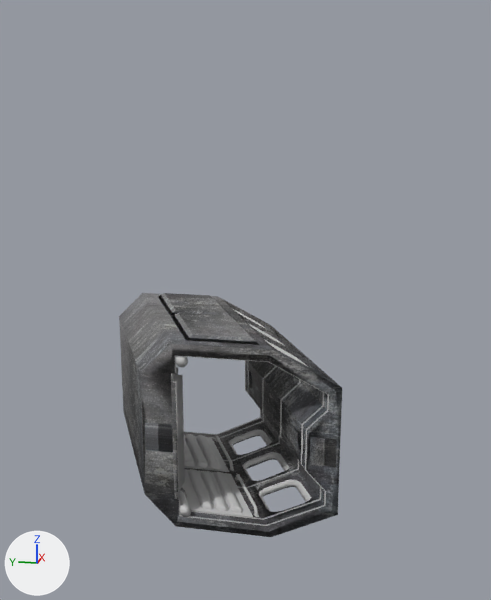
The OBJ model assets/models/Moonbase/Corridor Stairs.obj, before and after one commit.
One viewpoint serves both versions: a camera (50 mm lens) standing at (-394.3, -50.1, 353.9) and looking at (-200.6, -11.3, 305.5). The axes (+X, +Y, +Z) are drawn at lower left. The lights are the same throughout. The older version comes first. Where no turn or scale is listed for an object, it has been applied to the vertices.

Objects in the first picture: 'Corridor Stairs'.
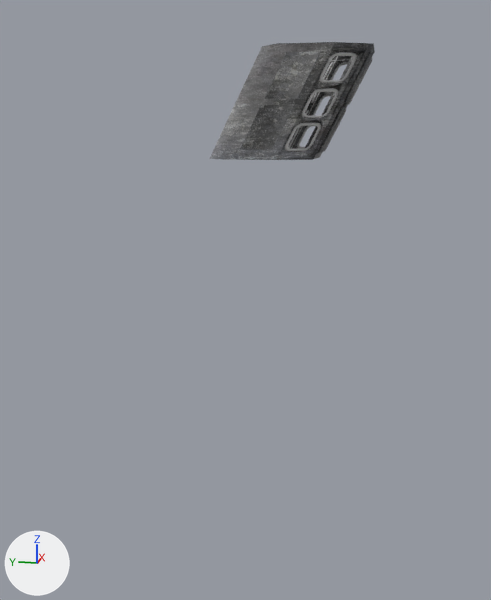
Where the change shows, as pixel boxes (x1, y1, x2, y2) in the pictures (491 x 600 px; the box of a moved part takes in the faces that stretch with it):
'Corridor Stairs', reshaped: before (43, 292, 458, 559); after (209, 42, 375, 160)
part 1 of me_corridor_stairs, moved or reshaped (not visible before): after (317, 106, 346, 153)
part 2 of me_corridor_stairs, moved or reshaped (not visible before): after (339, 94, 353, 119)
part 3 of me_corridor_stairs, moved or reshaped (not visible before): after (344, 52, 372, 105)
part 4 of me_corridor_stairs, moved or reshaped (not visible afterwards): before (184, 440, 194, 466)
part 5 of me_corridor_stairs, moved or reshaped (not visible afterwards): before (197, 435, 220, 469)
part 6 of me_corridor_stairs, moved or reshaped (not visible before): after (330, 62, 348, 80)
part 7 of me_corridor_stairs, moved or reshaped (not visible before): after (297, 126, 312, 149)
part 8 of me_corridor_stairs, moved or reshaped: before (280, 351, 308, 367); after (312, 93, 333, 116)
part 9 of me_corridor_stairs, moved or reshaped: before (229, 430, 272, 455); after (285, 123, 321, 151)
part 10 of me_corridor_stairs, moved or reshaped: before (242, 452, 290, 481); after (302, 88, 339, 118)
part 11 of me_corridor_stairs, moved or reshaped: before (258, 480, 311, 511); after (319, 52, 357, 83)
part 12 of me_corridor_stairs, moved or reshaped (not visible afterwards): before (185, 434, 207, 467)
part 13 of me_corridor_stairs, moved or reshaped (not visible before): after (289, 111, 308, 148)
part 14 of me_corridor_stairs, moved or reshaped (not visible before): after (312, 63, 332, 102)
part 15 of me_corridor_stairs, deleted: before (43, 292, 458, 559)
part 16 of me_corridor_stairs, added: after (209, 42, 375, 160)

What the commit changed:
me_corridor_stairs is used by ob_corridor_stairs; location (0.0, 0.0, 0.0).
me_corridor_stairs had 6176 vertices, 11948 faces and spanned x -275.6..-236.2, y -64.3..14.4, z 274.9..316.0.
me_corridor_stairs now has 6172 vertices, 11942 faces and spans x -147.6..-108.3, y -44.5..14.4, z 344.5..383.9.
me_corridor_stairs part 1: the loose piece of 20 vertices spanning x -255.1..-238.4, y -34.6..-25.6, z 283.6..307.0 is turned 90 degrees about the y axis through its middle, then moved by (118.7, 0.0, 59.8).
me_corridor_stairs part 2: the loose piece of 8 vertices spanning x -260.5..-250.4, y -37.4..-31.8, z 290.3..300.3 is turned 90 degrees about the y axis through its middle, then moved by (127.4, 0.0, 68.5).
me_corridor_stairs part 3: the loose piece of 20 vertices spanning x -273.5..-256.2, y -43.8..-34.5, z 283.5..307.0 is turned 90 degrees about the y axis through its middle, then moved by (136.8, 0.0, 77.9).
me_corridor_stairs part 4: the loose piece of 68 vertices spanning x -254.3..-239.5, y -9.8..-0.4, z 278.2..279.5 is turned 90 degrees about the y axis through its middle, then moved by (102.4, 0.0, 76.4).
me_corridor_stairs part 5: the loose piece of 68 vertices spanning x -254.3..-239.5, y -16.0..-6.6, z 278.2..279.5 is turned 90 degrees about the y axis through its middle, then moved by (102.4, 0.0, 76.4).
me_corridor_stairs part 6: the loose piece of 256 vertices spanning x -249.3..-238.7, y -27.4..-14.5, z 308.1..313.8 is turned 90 degrees about the y axis through its middle, then moved by (131.6, -11.8, 64.8).
me_corridor_stairs part 7: the loose piece of 256 vertices spanning x -260.8..-250.3, y -33.2..-20.3, z 308.1..313.8 is turned 90 degrees about the y axis through its middle, then moved by (143.1, 5.8, 41.4).
me_corridor_stairs part 8: the loose piece of 256 vertices spanning x -272.6..-262.1, y -39.2..-26.3, z 308.1..313.8 is turned 90 degrees about the y axis through its middle, then moved by (154.9, 6.0, 52.9).
me_corridor_stairs part 9: the loose piece of 256 vertices spanning x -249.3..-238.7, y -27.4..-14.5, z 277.0..282.7 is turned 90 degrees about the y axis through its middle, then moved by (100.5, 0.0, 72.6).
me_corridor_stairs part 10: the loose piece of 256 vertices spanning x -260.8..-250.3, y -33.2..-20.3, z 277.0..282.7 is turned 90 degrees about the y axis through its middle, then moved by (112.0, 0.0, 84.1).
me_corridor_stairs part 11: the loose piece of 256 vertices spanning x -272.6..-262.1, y -39.2..-26.3, z 277.0..282.7 is turned 90 degrees about the y axis through its middle, then moved by (123.8, 0.0, 95.9).
me_corridor_stairs part 12: the loose piece of 68 vertices spanning x -254.3..-239.5, y -12.9..-3.5, z 278.2..279.5 is multiplied about its middle by the matrix ((0.0, 0.0, -1.0), (0.0, 1.0, 0.0), (-1.0, 0.0, 0.0)), then moved by (135.2, -12.0, 94.1).
me_corridor_stairs part 13: the loose piece of 384 vertices spanning x -254.2..-239.1, y -19.2..-11.2, z 310.8..313.0 is turned 90 degrees about the y axis through its middle, then moved by (135.2, 0.0, 43.1).
me_corridor_stairs part 14: the loose piece of 384 vertices spanning x -272.4..-257.3, y -28.3..-20.4, z 310.8..313.0 is turned 90 degrees about the y axis through its middle, then moved by (153.4, 0.0, 61.3).
me_corridor_stairs part 15: 53 loose pieces with 2880 vertices, spanning x -275.6..-236.2, y -64.3..14.4, z 274.9..316.0, are deleted.
me_corridor_stairs part 16: 2876 vertices added at x -147.6..-108.3, y -44.5..14.4, z 344.5..383.9.
Other edits to the shape of me_corridor_stairs do not show in these pictures.
